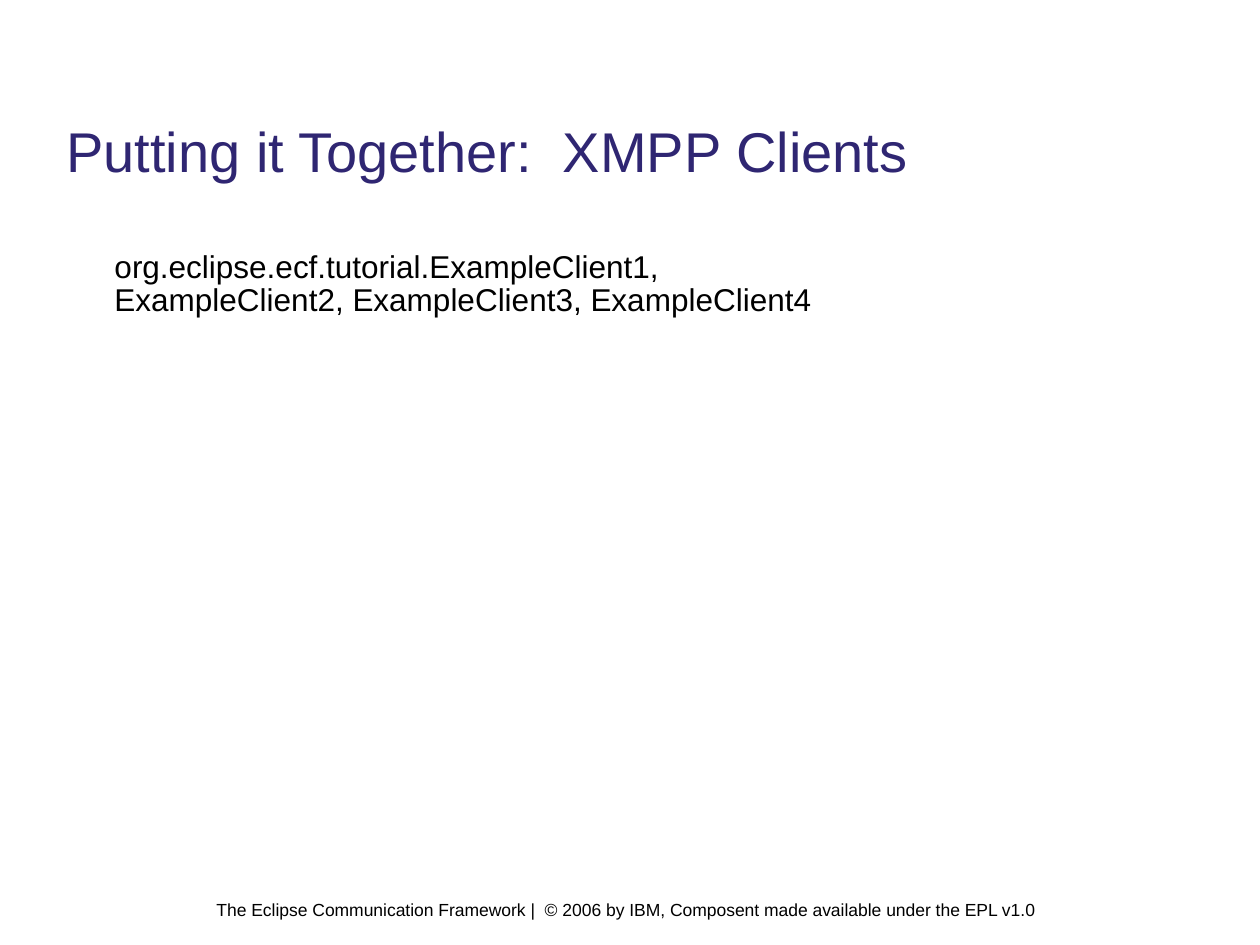
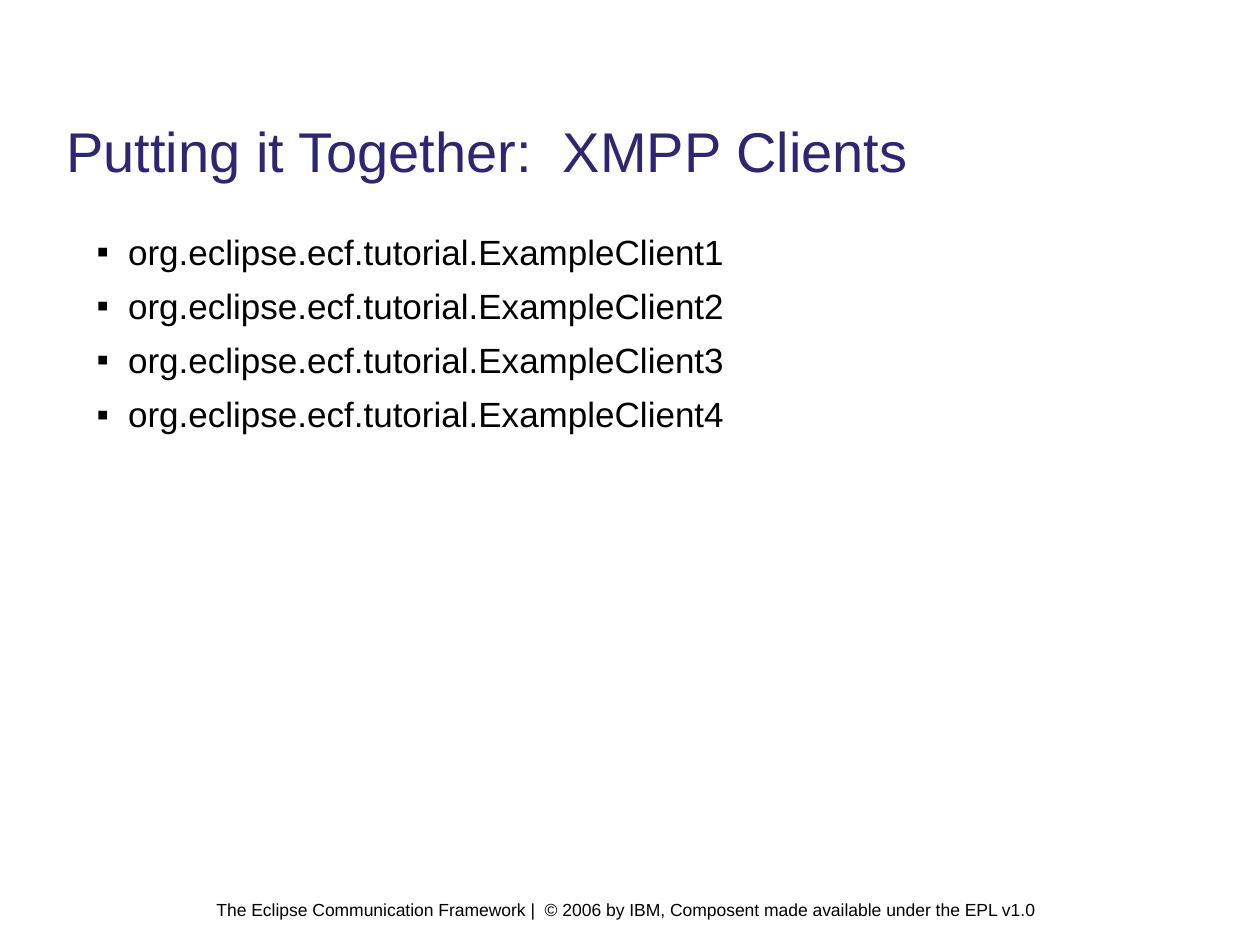
Before and after one commit to eclipse/ecf, a slide deck: slide 20 of doc/tutorials/EclipseCON 2006/EclipseCon.2006.ECF.Tutorial.42.odp. Drawn at 1260x945 pixels with LibreOffice and Linux fonts; fonts in the diff are those of the drawing; background and template pictures are left out. Boxes give left, top, right and bottom in pixels: in the first picture for what was removed or moved away, otherwise in the second. Text is boxed around its words. In the diff, an @@ line names an element or a change of style, - is before the commit and + after.

Commit message:
finalizing tutorial

```diff
--- a/doc/tutorials/EclipseCON 2006/EclipseCon.2006.ECF.Tutorial.42.odp
+++ b/doc/tutorials/EclipseCON 2006/EclipseCon.2006.ECF.Tutorial.42.odp
@@ text at box(128, 239, 724, 434): text changed; size 18 to 20 pt @@
-org.eclipse.ecf.tutorial.ExampleClient1, ExampleClient2, ExampleClient3, ExampleClient4
+▪ org.eclipse.ecf.tutorial.ExampleClient1
+▪ org.eclipse.ecf.tutorial.ExampleClient2
+▪ org.eclipse.ecf.tutorial.ExampleClient3
+▪ org.eclipse.ecf.tutorial.ExampleClient4
```
Also in this commit, not shown: 5 other slides changed, 5 other files.
